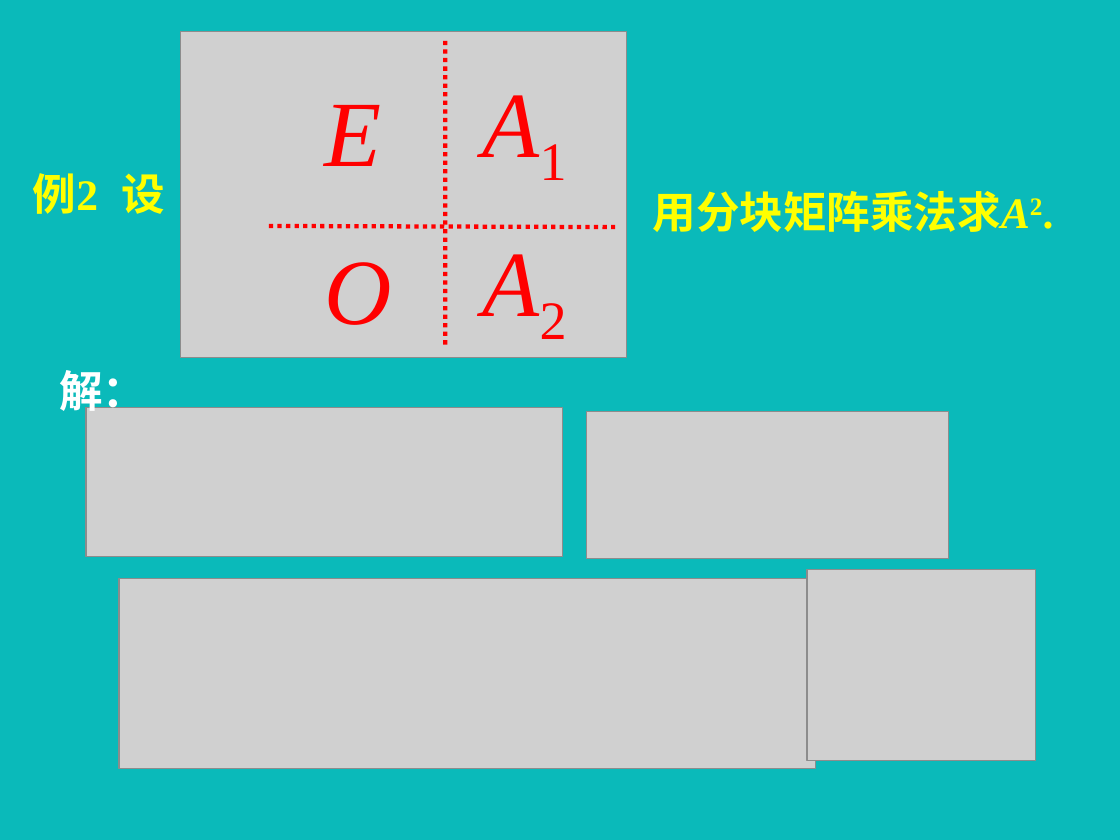
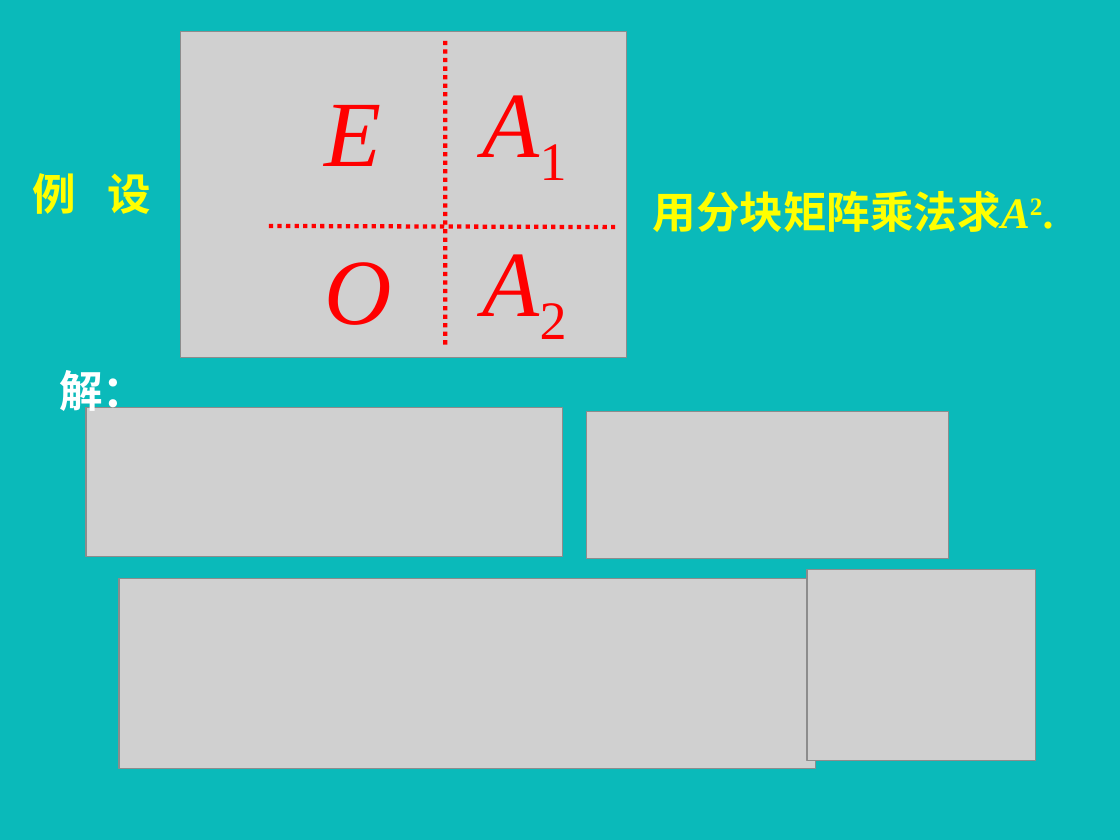
Before and after one commit to zeemeil/zeemeil.github.io, a slide deck: slide 19 of files/2025_2_LM/1028_0204.pptx (slide 16 before the commit). Drawn at 1120x840 pixels with LibreOffice and Linux fonts; fonts in the diff are those of the drawing; grey boxes stand for pictures. Boxes give left, top, right and bottom in pixels: in the first picture for what was removed or moved away, otherwise in the second. Text is boxed around its words. In the diff, an @@ line names an element or a change of style, - is before the commit and + after.

```diff
--- a/files/2025_2_LM/1028_0204.pptx
+++ b/files/2025_2_LM/1028_0204.pptx
@@ text at [33,173,152,214]: text changed @@
-例2 设
+例 设
```
Also in this commit, not shown: 5 other slides changed, 3 slides added, 10 other files.
